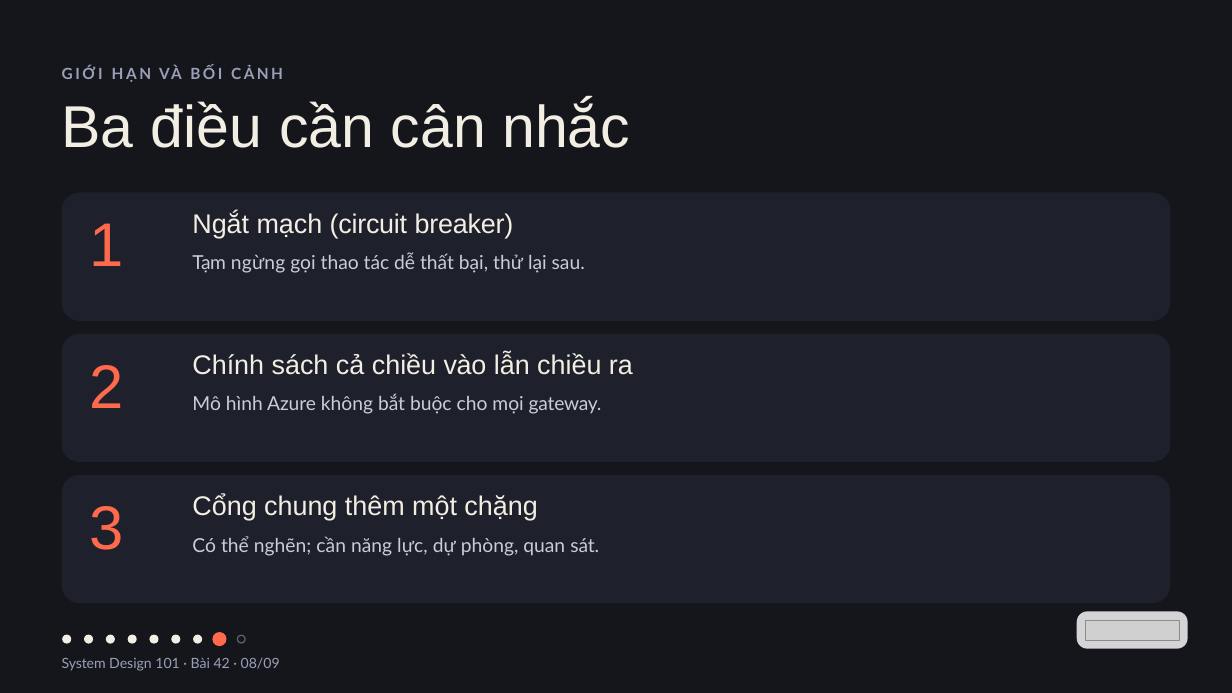
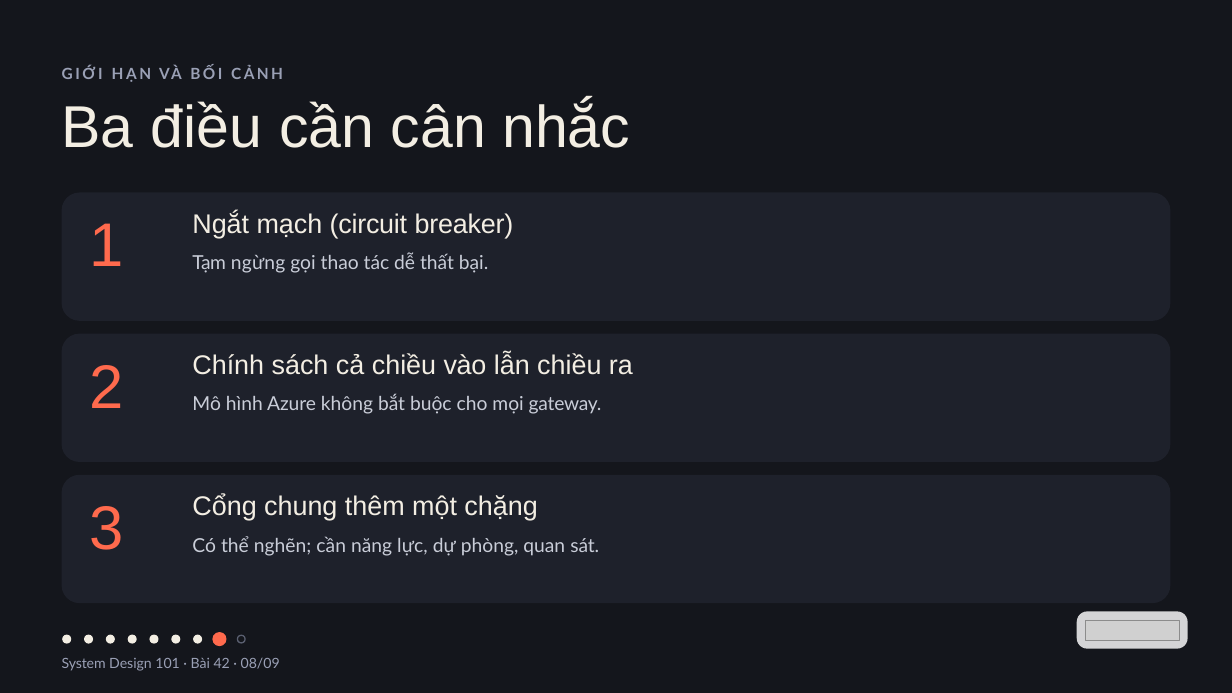
Before and after one commit to vohoailinh90/tool-marketing-studio, a slide deck: slide 8 of system-design-101/vi/lessons/sd-01-042/slides/sd-01-042.pptx. Drawn at 1232x693 pixels with LibreOffice and Linux fonts; fonts in the diff are those of the drawing; grey boxes stand for pictures. Boxes give left, top, right and bottom in pixels: in the first picture for what was removed or moved away, otherwise in the second. Text is boxed around its words. In the diff, an @@ line names an element or a change of style, - is before the commit and + after.

```diff
--- a/system-design-101/vi/lessons/sd-01-042/slides/sd-01-042.pptx
+++ b/system-design-101/vi/lessons/sd-01-042/slides/sd-01-042.pptx
@@ text at (192, 253, 489, 273): text changed @@
-Tạm ngừng gọi thao tác dễ thất bại, thử lại sau.
+Tạm ngừng gọi thao tác dễ thất bại.
```
Also in this commit, not shown: 3 other slides changed.
